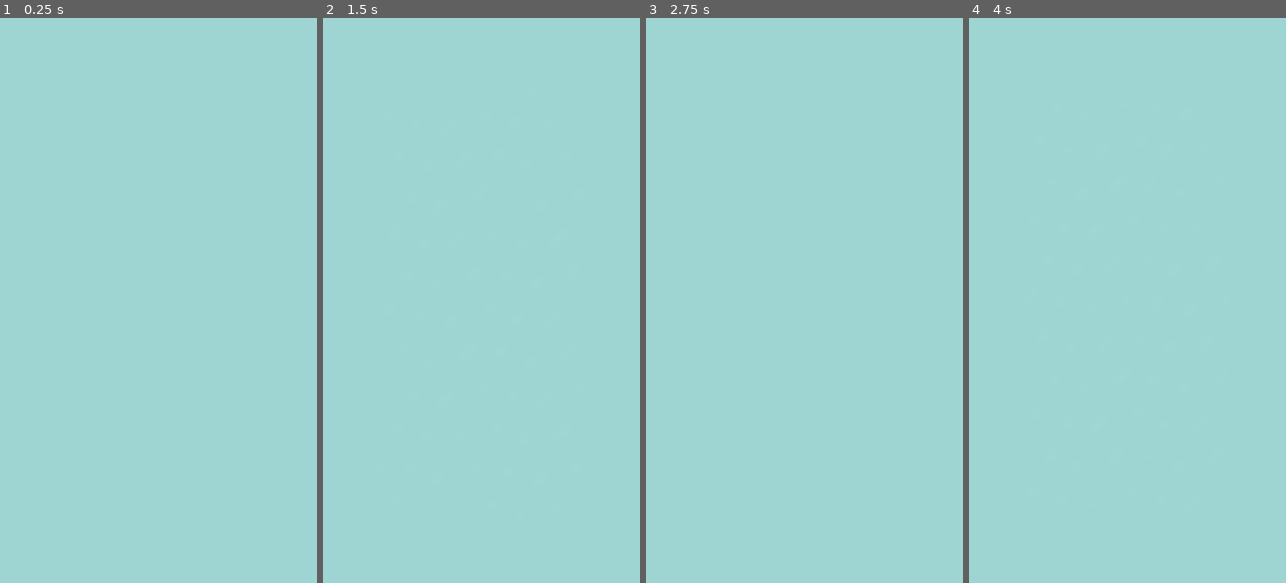
Above: before the commit, frames 1-4 (left to right).
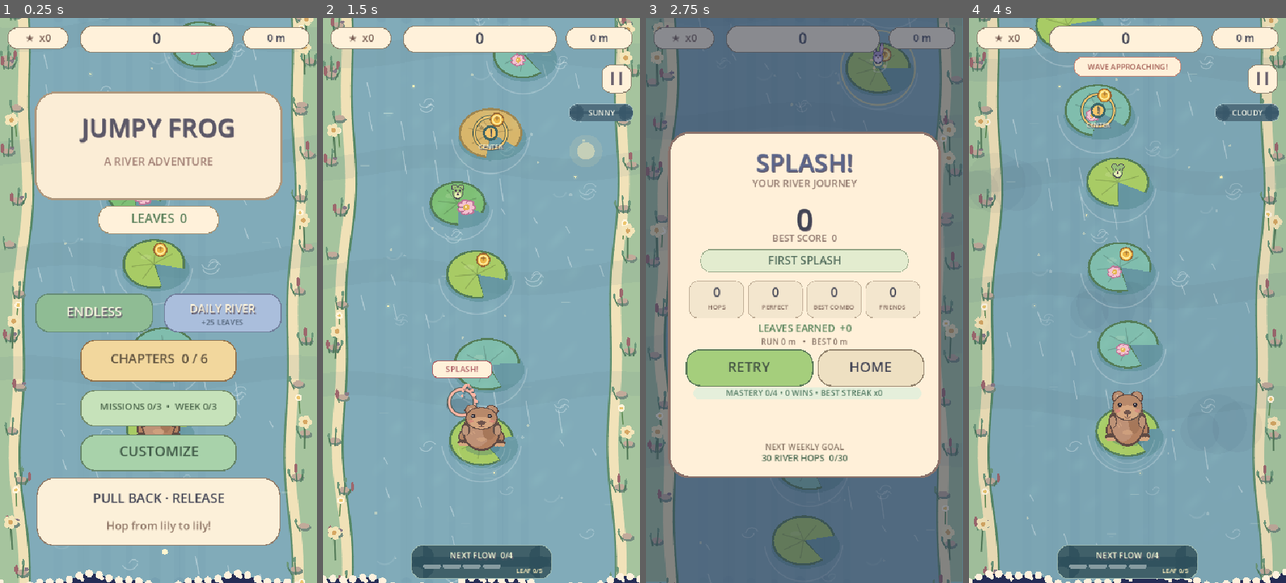
Above: after the commit, the same moments.

Repository: dbrckk/Jumpy-frog
Game: Godot game, scene res://main.tscn
The game is run twice, just before and just after one commit, with the same random seed, the same clock (stepped at 60 frames per second) and the same inputs.
Inputs (mouse positions are in pixels of both pictures, inside the frame that each line leads up to):
- Up to frame 1 (0.25 s): no input
- Up to frame 2 (1.5 s): tap Enter at 0.5 s; move the mouse to (551, 272) at 0.52 s; tap R at 0.6 s; click (551, 272) at 0.67 s; tap Space at 0.77 s; drag from (418, 328) to (465, 413) at 1.27 s
- Up to frame 3 (2.75 s): move the mouse to (836, 176) at 2.02 s; tap R at 2.1 s; click (836, 176) at 2.17 s
- Up to frame 4 (4 s): drag from (1111, 413) to (1032, 215) at 2.77 s; tap Space at 3.5, 3.77 s; move the mouse to (1222, 385) at 3.52 s; tap R at 3.6 s; click (1222, 385) at 3.67 s

The runs differ from the first frame. In frame 1, 98% of the frame differs, in the area x 0-100%, y 0-100%; in frame 2, 99%; in frame 3, 100%; in frame 4, 100%.
Error before the commit: Parse Error: Cannot infer the type of "ink" variable because the value doesn't have a set type. (res://scripts/art.gd:610)

Commit message:
fix(godot): explicitly type crossroads accent Color for 4.5.1

Diff:
--- a/scripts/art.gd
+++ b/scripts/art.gd
@@ -607,7 +607,7 @@
 # alternate "SURGE" = skill/tempo. No interaction or collision changes.
 static func _crossroad_lily(c: CanvasItem, pos: Vector2, radius: float, time: float, choice: int, biome: int, quality: int) -> void:
 	var safe: bool = choice == 1
-	var ink := Color("#a0efcd") if safe else TRIAL_INKS[clampi(biome, 0, 5)]
+	var ink: Color = Color("#a0efcd") if safe else TRIAL_INKS[clampi(biome, 0, 5)]
 	var pulse := sin(time * (2.2 if safe else 4.5)) * 1.7
 	c.draw_arc(pos, radius + 8.0 + pulse, 0.0, TAU,
 		28 if quality == 0 else (38 if quality == 1 else 48), ink,
